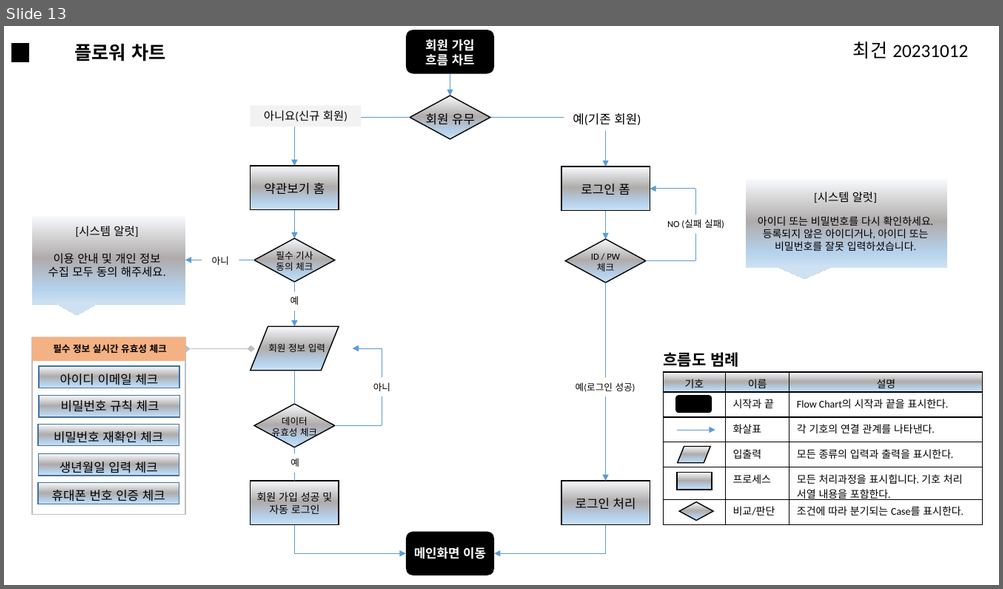
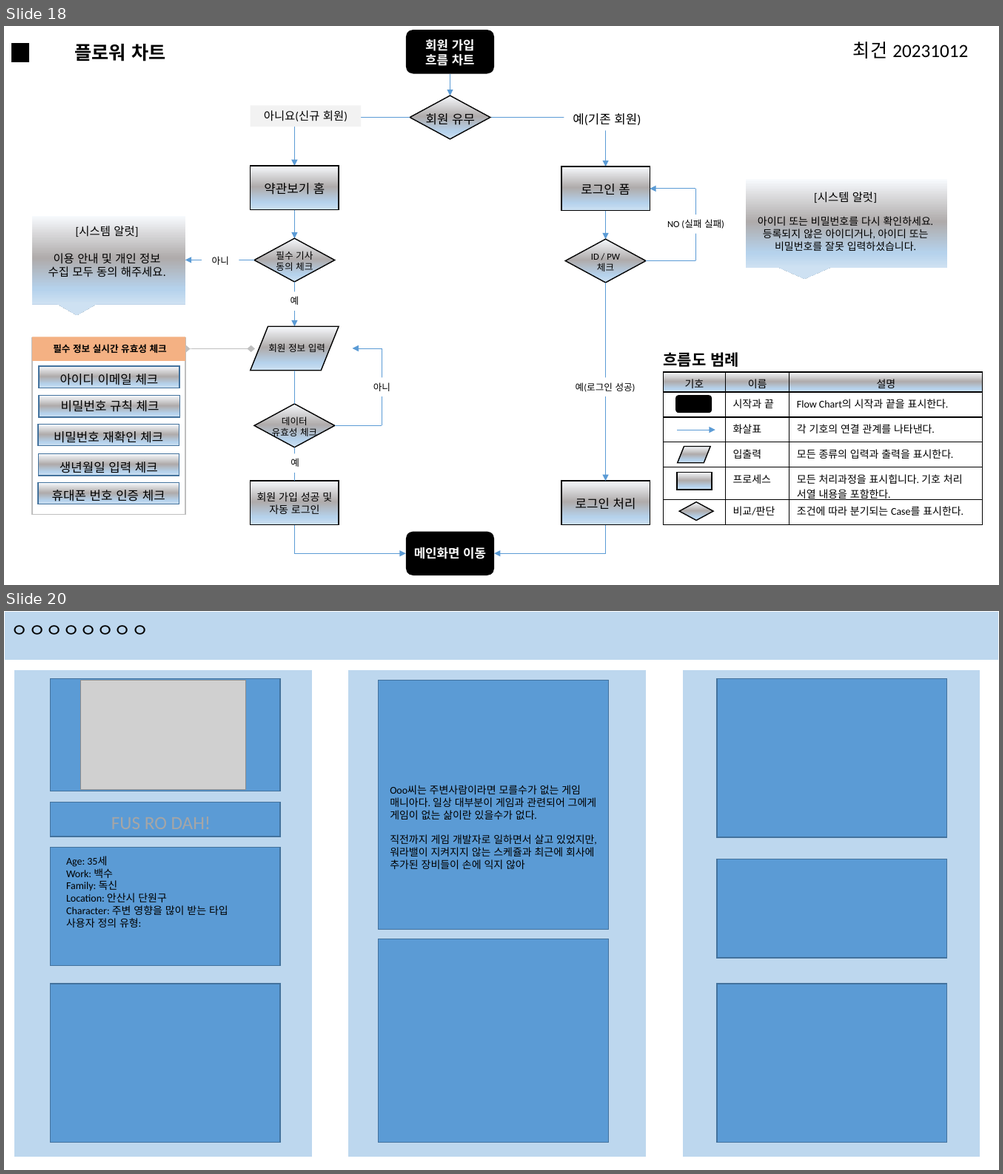
Before and after one commit to pigking51/maple, a slide deck: 디자인/최건_ppt.pptx. Shown one above the other, each under a label of ours: slide 13 before the commit, slides 18 and 20 after it; the slides between them are not shown. The pictures are 1003x589 and 1003x1174 pixels, drawn with LibreOffice and Linux fonts; fonts in the diff are those of the drawing; grey boxes stand for pictures. Boxes give left, top, right and bottom in pixels: in the first picture for what was removed or moved away, otherwise in the second. Text is boxed around its words. In the diff, an @@ line names an element or a change of style, - is before the commit and + after.

```diff
--- a/디자인/최건_ppt.pptx
+++ b/디자인/최건_ppt.pptx
@@ slide 20 added at [4,611,999,1170], background #FFFFFF @@
@@ rectangle added at [4,611,999,661], fill #BDD7EE, outline #FFFFFF 1 pt @@
@@ text added at [11,625,148,635], 18 pt, text #000000 @@
+ㅇㅇㅇㅇㅇㅇㅇㅇ
@@ rectangle added at [14,670,312,1158], fill #BDD7EE, outline #FFFFFF 1 pt @@
@@ rectangle added at [348,670,646,1158], fill #BDD7EE, outline #FFFFFF 1 pt @@
@@ rectangle added at [683,670,981,1158], fill #BDD7EE, outline #FFFFFF 1 pt @@
@@ rectangle added at [51,679,280,792], fill #5B9BD5, outline #43739E 1 pt @@
@@ picture added at [81,681,246,790] @@
@@ rectangle added at [378,681,609,931], fill #5B9BD5, outline #43739E 1 pt @@
@@ rectangle added at [717,679,946,838], fill #5B9BD5, outline #43739E 1 pt @@
@@ text added at [390,785,597,869], 10 pt, text #000000 @@
+Ooo씨는 주변사람이라면 모를수가 없는 게임 매니아다. 일상 대부분이 게임과 관련되어 그에게 게임이 없는 삶이란 있을수가 없다.
+직전까지 게임 개발자로 일하면서 살고 있었지만, 워라밸이 지켜지지 않는 스케쥴과 최근에 회사에 추가된 장비들이 손에 익지 않아
@@ rectangle added at [51,802,280,836], fill #5B9BD5, outline #43739E 1 pt @@
@@ rectangle added at [51,848,280,965], fill #5B9BD5, outline #43739E 1 pt @@
@@ text added at [66,856,228,928], 10 pt, text #000000 @@
+Age: 35세
+Work: 백수
+Family: 독신
+Location: 안산시 단원구
+Character: 주변 영향을 많이 받는 타입
+사용자 정의 유형:
@@ rectangle added at [717,860,946,959], fill #5B9BD5, outline #43739E 1 pt @@
@@ rectangle added at [378,940,609,1143], fill #5B9BD5, outline #43739E 1 pt @@
@@ rectangle added at [51,984,280,1143], fill #5B9BD5, outline #43739E 1 pt @@
@@ rectangle added at [717,984,946,1143], fill #5B9BD5, outline #43739E 1 pt @@
@@ what was slide 13 is now slide 18 @@
```
Also in this commit, not shown: 2 slides changed, 6 other slides added, 1 other file.
